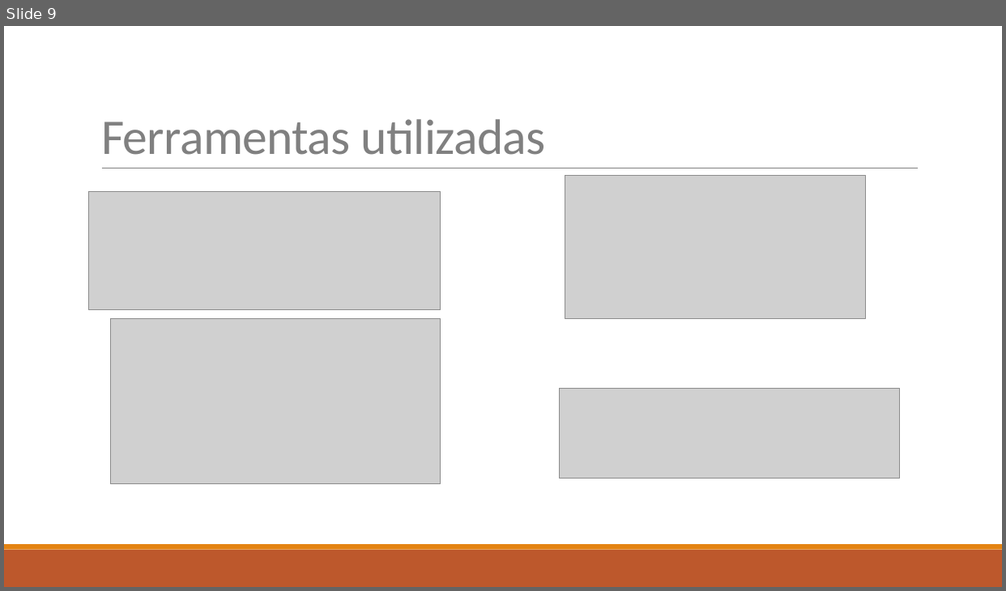
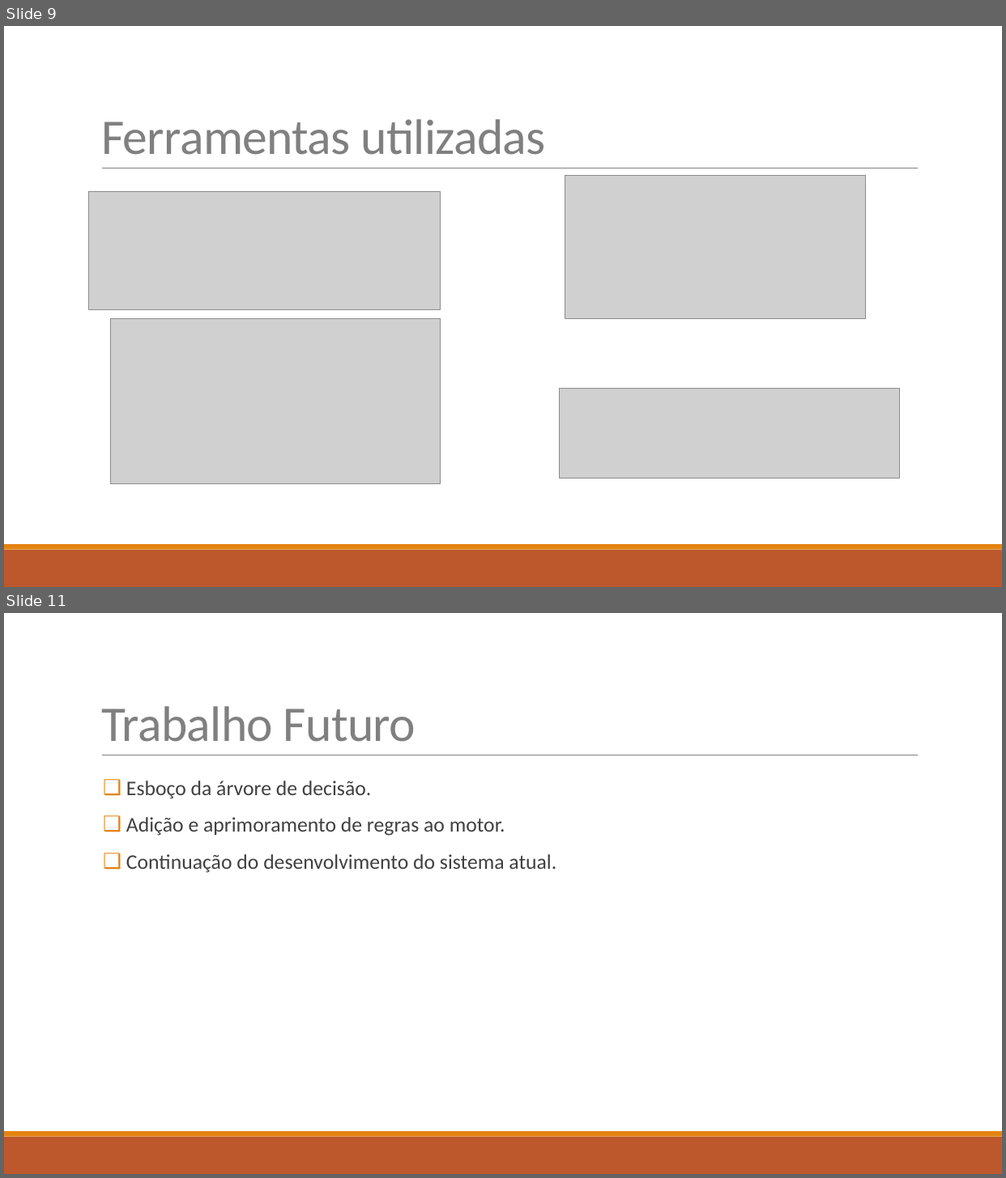
Before and after one commit to diisnc/Dialog_Agent_1819, a slide deck: Report/presentation.pptx. Shown one above the other, each under a label of ours: slide 9 before the commit, slides 9 and 11 after it; the slides between them are not shown. The pictures are 1006x591 and 1006x1178 pixels, drawn with LibreOffice and Linux fonts; fonts in the diff are those of the drawing; grey boxes stand for pictures. Boxes give left, top, right and bottom in pixels: in the first picture for what was removed or moved away, otherwise in the second. Text is boxed around its words. In the diff, an @@ line names an element or a change of style, - is before the commit and + after.

```diff
--- a/Report/presentation.pptx
+++ b/Report/presentation.pptx
@@ slide 11 added at <box>4,613,1002,1174</box>, background #FFFFFF; not listed: 3 template elements that a slide beside it also shows @@
@@ title added at <box>101,706,415,742</box>, 48 pt, text #808080 @@
+Trabalho Futuro
@@ text added at <box>126,781,556,873</box>, 20 pt, text #404040 @@
+❑ Esboço da árvore de decisão.
+❑ Adição e aprimoramento de regras ao motor.
+❑ Continuação do desenvolvimento do sistema atual.
```
Also in this commit, not shown: 3 slides changed.
